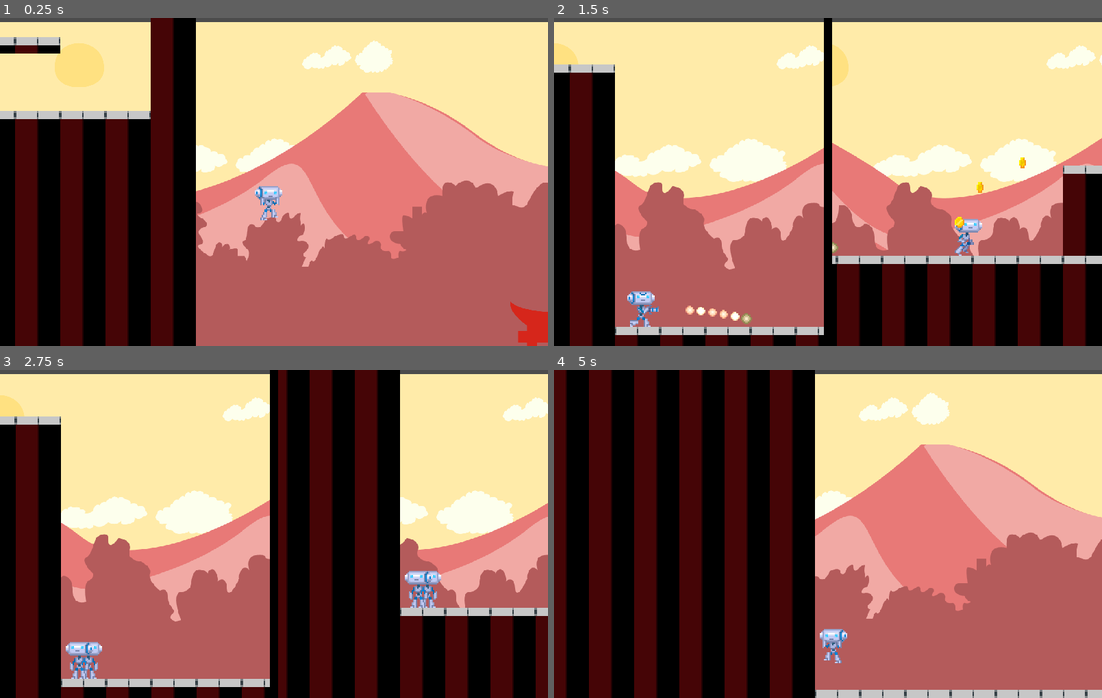
Above: before the commit, frames 1-4 (two rows, left to right).
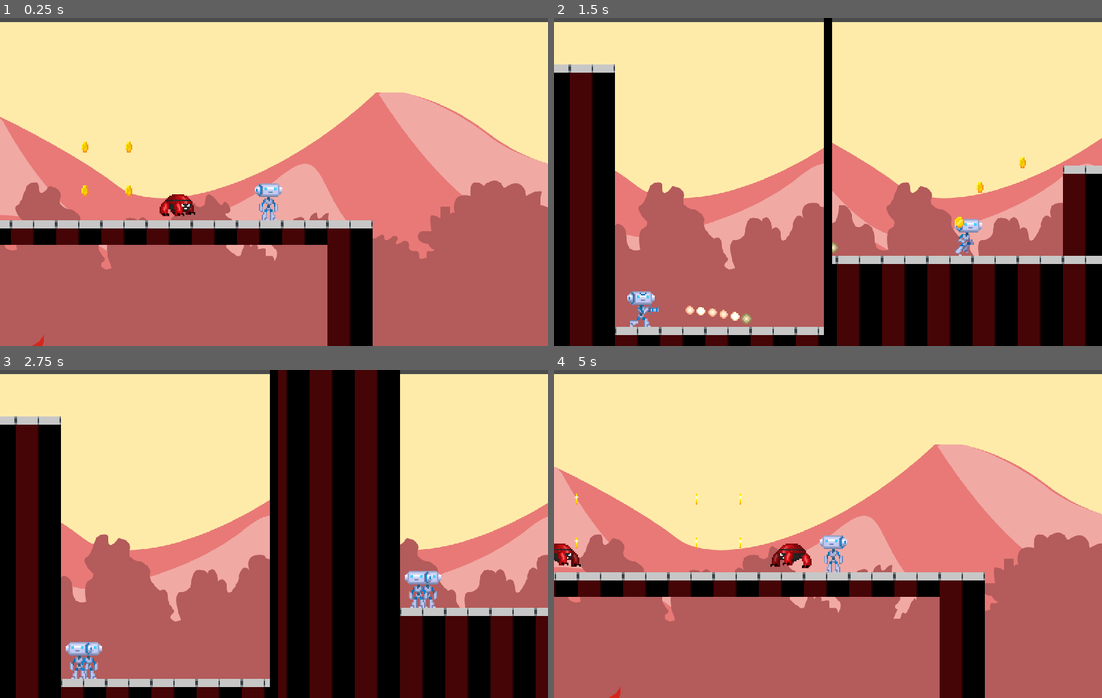
Above: after the commit, the same moments.

Repository: burnerlee/ggj-platform
Game: Godot game, scene res://src/Main/Game.tscn
The game is run twice, just before and just after one commit, with the same random seed, the same clock (stepped at 60 frames per second) and the same inputs.
Inputs:
- Up to frame 1 (0.25 s): no input
- Up to frame 2 (1.5 s): hold Tab (splitscreen) 0.53-1.28 s; hold Right (move_right) from 0.53 s (still down); tap Up (jump) at 0.77 s; tap Space (shoot) at 1.35 s
- Up to frame 3 (2.75 s): tap Up (jump) at 1.52 s; tap Tab (splitscreen) at 1.55 s; release Right (move_right) at 2.03 s; hold Left (move_left) from 2.03 s (still down); hold Tab (splitscreen) from 2.03 s (still down)
- Up to frame 4 (5 s): tap Enter at 2.75 s; release Left (move_left) at 2.78 s; release Tab (splitscreen) at 2.78 s; hold Right (move_right) 2.78-4.28 s; tap Tab (splitscreen) at 2.85, 4.35 s; tap Up (jump) at 3.02, 3.77, 4.52 s; hold Tab (splitscreen) 3.53-4.28 s; tap Space (shoot) at 3.6 s; hold Left (move_left) from 4.28 s (still down)

The runs differ from the first frame. In frame 1, 41% of the frame differs, in the area x 0-100%, y 0-100%; in frame 2, 5.7%; in frame 3, 4.7%; in frame 4, 58%.
Error in both runs: Attempt to call function 'connect' in base 'null instance' on a null instance. (res://src/UserInterface/CoinsCounter.gd:20)

Commit message:
add dark theme

Diff:
--- /dev/null
+++ b/src/Level/Area2D.gd
@@ -0,0 +1,11 @@
+extends Area2D
+
+
+# Declare member variables here. Examples:
+# var a = 2
+# var b = "text"
+
+
+# Called when the node enters the scene tree for the first time.
+func _ready():
+	pass
--- a/src/Level/Level.gd
+++ b/src/Level/Level.gd
@@ -13,3 +13,11 @@
 			camera.limit_top = LIMIT_TOP
 #			camera.limit_right = LIMIT_RIGHT
 			camera.limit_bottom = LIMIT_BOTTOM
+
+
+func _on_ZoneChange_body_shape_entered(body_rid, body, body_shape_index, local_shape_index):
+	print("hello")
+	get_node("Player/Sprite").texture = load("res://assets/art/player/robot_demo_dark.png")
+	get_node("Music").stream = load("res://assets/audio/music/music_dark.mp3")
+	get_node("Music").play()
+	get_node("ParallaxBackground2/Sprite").visible = true
--- a/src/Level/Level.tscn
+++ b/src/Level/Level.tscn
@@ -10,6 +10,7 @@
 [ext_resource path="res://assets/audio/music/music.ogg" type="AudioStream" id=8]
 [ext_resource path="res://src/Level/Music.gd" type="Script" id=9]
 [ext_resource path="res://assets/temple.png" type="Texture" id=10]
+[ext_resource path="res://assets/back_dark.png" type="Texture" id=11]
 
 [sub_resource type="Animation" id=1]
 resource_name = "move"
@@ -44,6 +45,9 @@
 "values": [ Vector2( -47, 80 ), Vector2( -47, 407 ) ]
 }
 
+[sub_resource type="RectangleShape2D" id=3]
+extents = Vector2( 171.5, 4.5 )
+
 [node name="Level" type="Node2D"]
 pause_mode = 1
 script = ExtResource( 5 )
@@ -290,3 +294,20 @@
 scale = Vector2( 0.277143, 0.190341 )
 z_index = 100
 texture = ExtResource( 10 )
+
+[node name="ZoneChange" type="Area2D" parent="."]
+position = Vector2( 1106, 146 )
+
+[node name="CollisionShape2D" type="CollisionShape2D" parent="ZoneChange"]
+position = Vector2( 55.5, -5.5 )
+shape = SubResource( 3 )
+
+[node name="ParallaxBackground2" type="ParallaxBackground" parent="."]
+
+[node name="Sprite" type="Sprite" parent="ParallaxBackground2"]
+visible = false
+position = Vector2( 478, 230 )
+scale = Vector2( 0.439189, 0.467308 )
+texture = ExtResource( 11 )
+
+[connection signal="body_shape_entered" from="ZoneChange" to="." method="_on_ZoneChange_body_shape_entered"]
--- a/src/Level/ParallaxBackground.tscn
+++ b/src/Level/ParallaxBackground.tscn
@@ -1,8 +1,7 @@
-[gd_scene load_steps=7 format=2]
+[gd_scene load_steps=6 format=2]
 
 [ext_resource path="res://assets/grass.png" type="Texture" id=1]
 [ext_resource path="res://assets/sunny.png" type="Texture" id=2]
-[ext_resource path="res://assets/sun.png" type="Texture" id=3]
 [ext_resource path="res://assets/cloud.png" type="Texture" id=4]
 [ext_resource path="res://assets/mountains.png" type="Texture" id=5]
 [ext_resource path="res://assets/temple.png" type="Texture" id=6]
@@ -27,31 +26,6 @@
 position = Vector2( 326, 79 )
 scale = Vector2( 0.334735, 0.331898 )
 texture = ExtResource( 4 )
-
-[node name="Sprite2" type="Sprite" parent="Clouds"]
-position = Vector2( 565, 104 )
-scale = Vector2( 0.410761, 0.307692 )
-texture = ExtResource( 4 )
-
-[node name="Sprite3" type="Sprite" parent="Clouds"]
-position = Vector2( 90.2514, 101.181 )
-scale = Vector2( 0.374234, 0.400375 )
-texture = ExtResource( 4 )
-
-[node name="Sprite4" type="Sprite" parent="Clouds"]
-position = Vector2( 107.721, 22.625 )
-scale = Vector2( 0.250178, 0.237981 )
-texture = ExtResource( 4 )
-
-[node name="Sprite5" type="Sprite" parent="Clouds"]
-position = Vector2( 657.859, 28.2334 )
-scale = Vector2( 0.200853, 0.226282 )
-texture = ExtResource( 4 )
-
-[node name="Sun" type="Sprite" parent="Clouds/Sprite5"]
-position = Vector2( -974.371, 27.0897 )
-scale = Vector2( 1.21711, 0.964183 )
-texture = ExtResource( 3 )
 
 [node name="Mountains2" type="ParallaxLayer" parent="."]
 position = Vector2( 0, 243 )
--- /dev/null
+++ b/src/Level/ZoneChange.gd
@@ -0,0 +1,16 @@
+extends CollisionShape2D
+
+
+# Declare member variables here. Examples:
+# var a = 2
+# var b = "text"
+
+
+# Called when the node enters the scene tree for the first time.
+func _ready():
+	pass # Replace with function body.
+
+
+# Called every frame. 'delta' is the elapsed time since the previous frame.
+#func _process(delta):
+#	pass
--- a/src/Main/Game.tscn
+++ b/src/Main/Game.tscn
@@ -12,7 +12,7 @@
 [node name="Level" parent="." instance=ExtResource( 3 )]
 
 [node name="Player" parent="Level" instance=ExtResource( 4 )]
-position = Vector2( 1047, 498 )
+position = Vector2( 918, 77 )
 
 [node name="InterfaceLayer" type="CanvasLayer" parent="."]
 layer = 100
Binary file added: assets/art/player/robot_demo_dark.png
Not shown, added: assets/art/player/robot_demo_dark.png.import
Not shown, added: assets/audio/music/music_dark.mp3.import
Binary file added: assets/back_dark.png
Not shown, added: assets/back_dark.png.import
Binary file added: assets/corona.png
Not shown, added: assets/corona.png.import
Not shown: 1 places in src/Level/Level.tscn that only renumber resources
Not shown, added: assets/audio/music/music_dark.mp3
